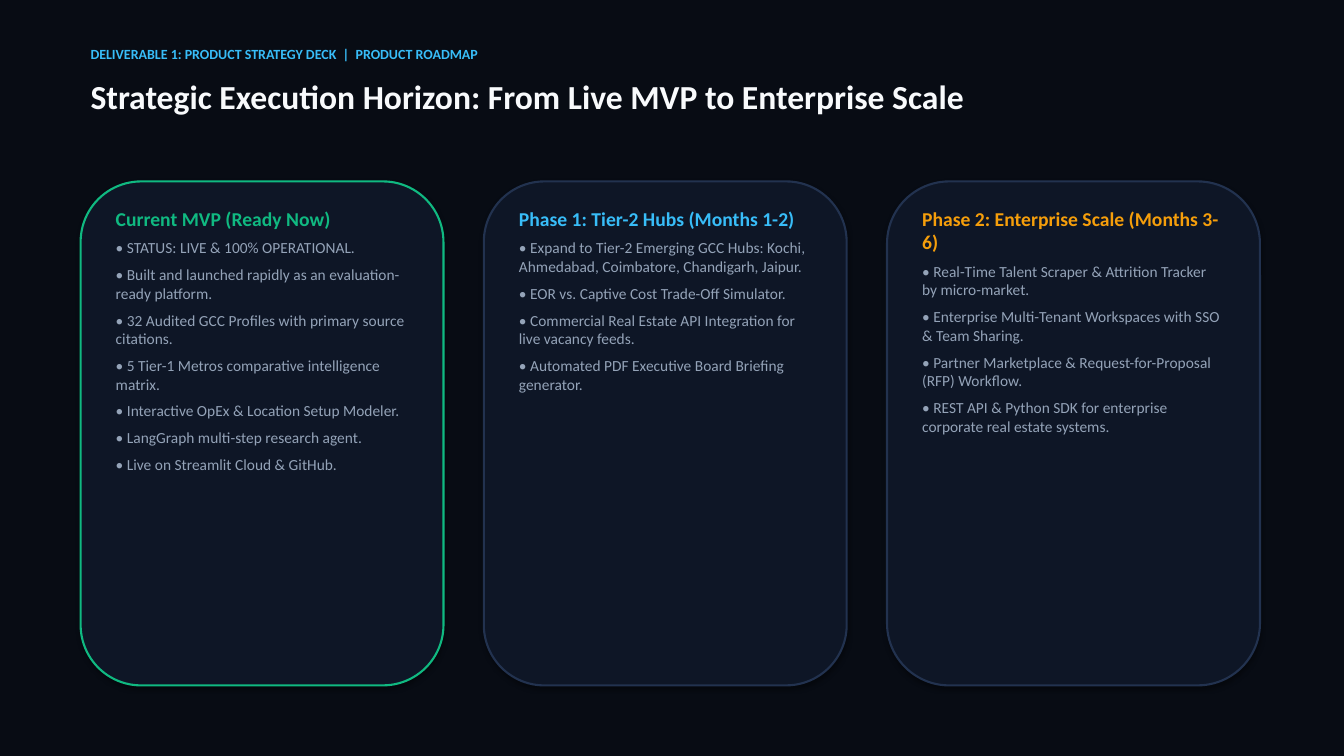
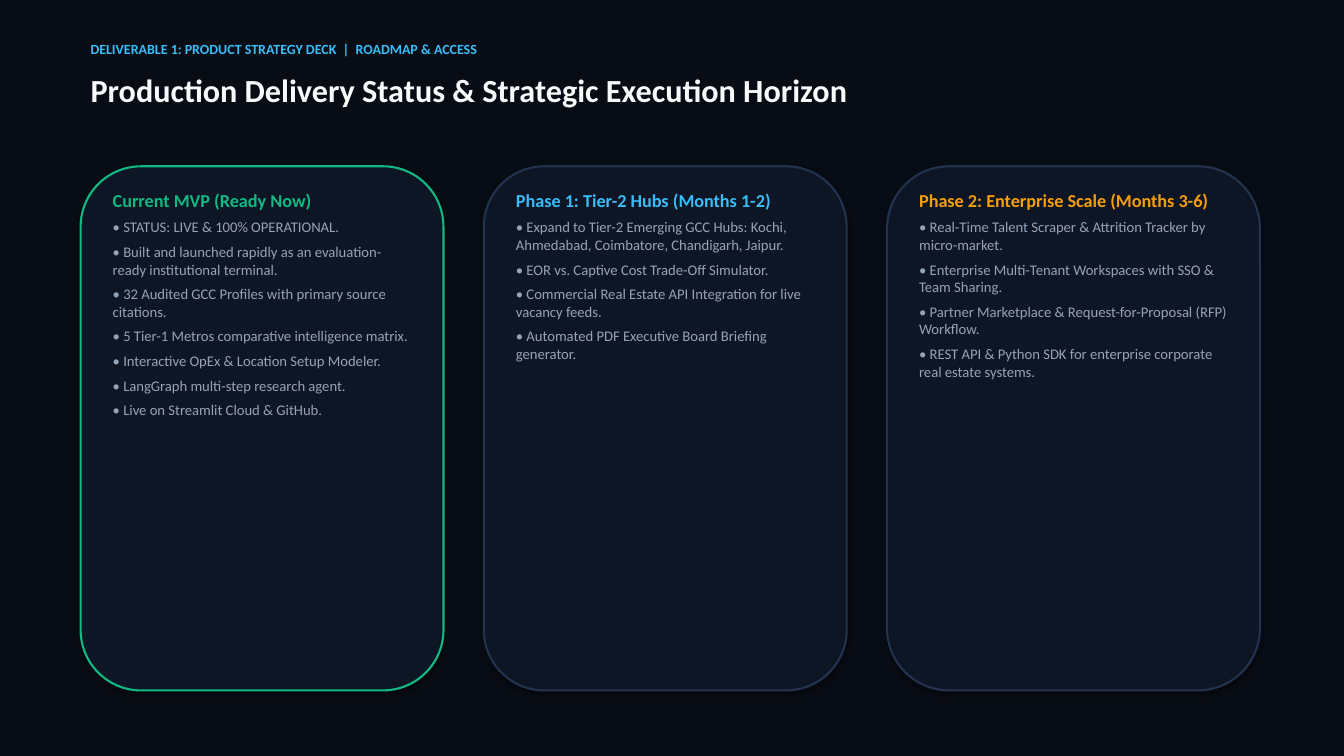
Before and after one commit to SURYAMS002/gcc, a slide deck: slide 15 of GCC_Intel_Product_Strategy_Deck.pptx (slide 11 before the commit). Drawn at 1344x756 pixels with LibreOffice and Linux fonts; fonts in the diff are those of the drawing. Boxes give left, top, right and bottom in pixels: in the first picture for what was removed or moved away, otherwise in the second. Text is boxed around its words. In the diff, an @@ line names an element or a change of style, - is before the commit and + after.

Commit message:
Elevate Product Strategy Deck to 15 executive slides: add system architecture, deep dives on all special features, and eliminate any external project mentions

```diff
--- a/GCC_Intel_Product_Strategy_Deck.pptx
+++ b/GCC_Intel_Product_Strategy_Deck.pptx
@@ text at [91, 45, 477, 54]: text changed @@
-DELIVERABLE 1: PRODUCT STRATEGY DECK | PRODUCT ROADMAP
+DELIVERABLE 1: PRODUCT STRATEGY DECK | ROADMAP & ACCESS
@@ text at [91, 79, 847, 108]: text changed; size 24 to 23 pt @@
-Strategic Execution Horizon: From Live MVP to Enterprise Scale
+Production Delivery Status & Strategic Execution Horizon
@@ rounded rectangle: place and size @@
-rounded rectangle at [81, 181, 444, 686]
+rounded rectangle at [81, 166, 444, 691]
@@ rounded rectangle: place and size @@
-rounded rectangle at [484, 181, 847, 686]
+rounded rectangle at [484, 166, 847, 691]
@@ rounded rectangle: place and size @@
-rounded rectangle at [887, 181, 1260, 686]
+rounded rectangle at [887, 166, 1260, 691]
@@ text "Current MVP (Ready Now)": place and size @@
-text "Current MVP (Ready Now)" at [116, 211, 405, 470]
+text "Current MVP (Ready Now)" at [113, 193, 408, 415]
@@ text at [113, 193, 408, 415]: size 14 to 13 pt in "Current MVP (Ready Now)"; size 11 to 10.5 pt in "• STATUS: LIVE & 100% OPERATIONAL.", "• 32 Audited GCC Profiles with primary ...", "• 5 Tier-1 Metros comparative intelligence matrix.", "• Interactive OpEx & Location Setup Modeler." and 2 more places; less space between paragraphs @@
@@ text "Phase 1: Tier-2 Hubs (Months ...": place and size @@
-text "Phase 1: Tier-2 Hubs (Months ..." at [519, 211, 805, 393]
+text "Phase 1: Tier-2 Hubs (Months ..." at [516, 193, 800, 362]
@@ text "Phase 1: Tier-2 Hubs (Months ..." at [516, 193, 800, 362]: size 14 to 13 pt in "Phase 1: Tier-2 Hubs (Months 1-2)"; size 11 to 10.5 pt in "• Expand to Tier-2 Emerging GCC Hubs: ...", "• EOR vs. Captive Cost Trade-Off Simulator.", "• Commercial Real Estate API Integration for ...", "• Automated PDF Executive Board Briefing generator."; less space between paragraphs @@
@@ text "Phase 2: Enterprise Scale (Months ...": place and size @@
-text "Phase 2: Enterprise Scale (Months ..." at [922, 211, 1219, 435]
+text "Phase 2: Enterprise Scale (Months ..." at [919, 193, 1227, 380]
@@ text "Phase 2: Enterprise Scale (Months ..." at [919, 193, 1227, 380]: size 14 to 13 pt in "Phase 2: Enterprise Scale (Months 3-6)"; size 11 to 10.5 pt in "• Real-Time Talent Scraper & Attrition Tracker ...", "• Enterprise Multi-Tenant Workspaces with SSO & ...", "• Partner Marketplace & Request-for-Proposal (RFP) Workflow.", "• REST API & Python SDK for ..."; less space between paragraphs @@
@@ text at [113, 247, 381, 278]: text changed; size 11 to 10.5 pt @@
-• Built and launched rapidly as an evaluation-ready platform.
+• Built and launched rapidly as an evaluation-ready institutional terminal.
```
Also in this commit, not shown: 10 other slides changed, 4 slides added, 2 slides removed, 2 other files.
